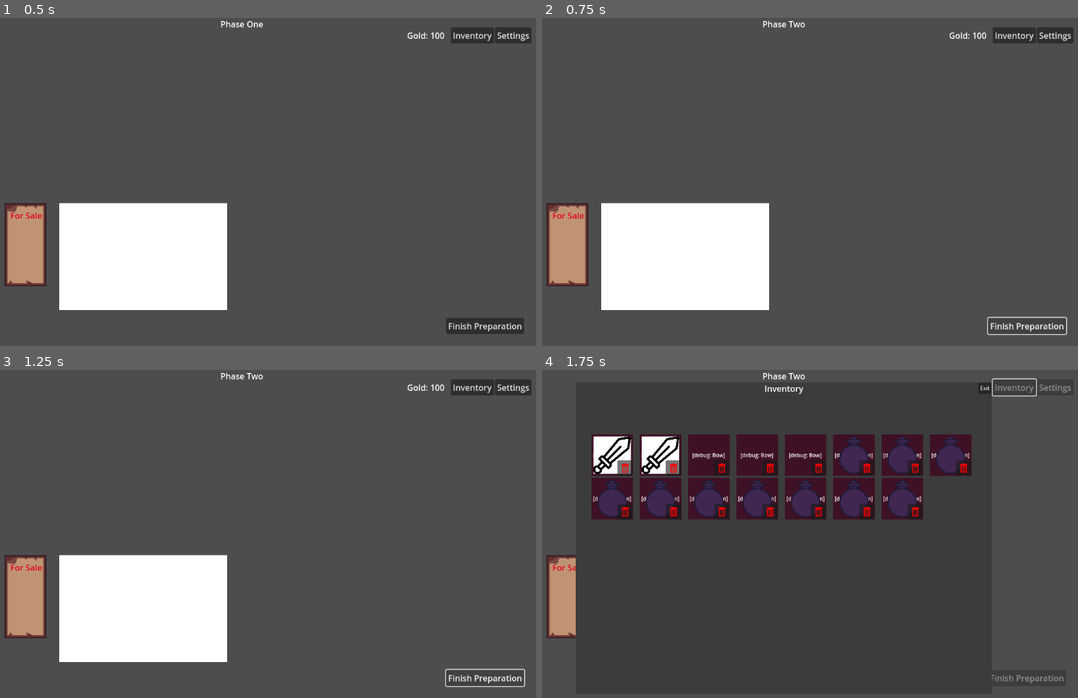
Above: before the commit, frames 1-4 (two rows, left to right).
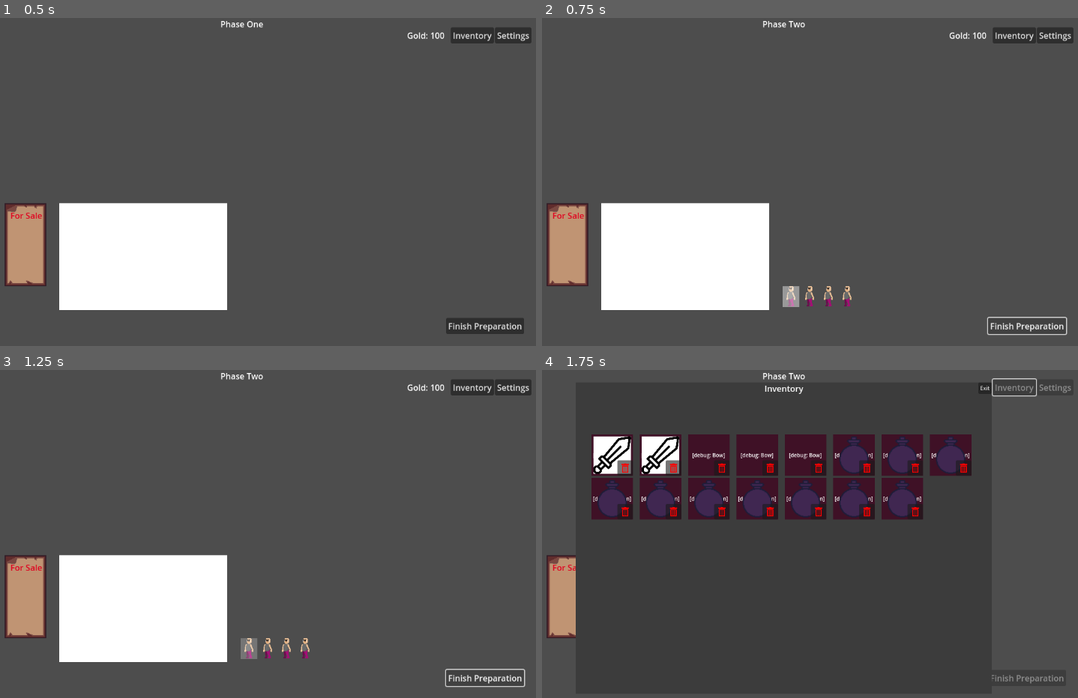
Above: after the commit, the same moments.

Repository: Missingreference/LDJam-58-Game
Game: Godot game, scene res://scenes/game.tscn
Two runs of this game, one before a commit and one after it. Both use one fixed random seed, a clock stepped at 60 frames per second and the inputs below.
Inputs:
- Up to frame 1 (0.5 s): no input
- Up to frame 2 (0.75 s): click "Finish Preparation" at 0.5 s
- Up to frame 3 (1.25 s): no input
- Up to frame 4 (1.75 s): click "Inventory" at 1.25 s

Frame 1 is identical in both runs. In frame 2, 0.4% of the frame differs, in the area x 44-58%, y 81-89%; in frame 3, 0.4%; in frame 4, nothing differs.

Commit message:
Integrate CustomerQueue into Game scene
Refactor CustomerQueue and Customer to allow selecting customers by
clicking on them and highlighting selectable customers.

Diff:
--- a/scenes/customer.tscn
+++ b/scenes/customer.tscn
@@ -4,6 +4,18 @@
 [ext_resource type="Script" uid="uid://dc54a7ltcpkyt" path="res://scripts/customer.gd" id="2_xss0h"]
 
 [node name="Customer" type="TextureRect"]
+clip_contents = true
 size_flags_horizontal = 3
 texture = ExtResource("1_ktfjk")
 script = ExtResource("2_xss0h")
+
+[node name="Highlight" type="ColorRect" parent="."]
+layout_mode = 1
+anchors_preset = 15
+anchor_right = 1.0
+anchor_bottom = 1.0
+grow_horizontal = 2
+grow_vertical = 2
+color = Color(1, 1, 1, 0)
+
+[connection signal="gui_input" from="." to="." method="_on_gui_input"]
--- a/scenes/customer_queue.tscn
+++ b/scenes/customer_queue.tscn
@@ -25,13 +25,4 @@
 offset_bottom = 132.0
 text = "Add"
 
-[node name="TestRemoveButton" type="Button" parent="."]
-offset_left = 54.0
-offset_top = 101.0
-offset_right = 125.0
-offset_bottom = 132.0
-text = "Remove
-"
-
 [connection signal="pressed" from="TestAddButton" to="." method="_on_test_add_button_pressed"]
-[connection signal="pressed" from="TestRemoveButton" to="." method="_on_test_remove_button_pressed"]
--- a/scenes/game.tscn
+++ b/scenes/game.tscn
@@ -1,7 +1,8 @@
-[gd_scene load_steps=3 format=3 uid="uid://dj68fhn7ya04l"]
+[gd_scene load_steps=4 format=3 uid="uid://dj68fhn7ya04l"]
 
 [ext_resource type="Script" uid="uid://dvy1gimmql8pa" path="res://scripts/game.gd" id="1_uwrxv"]
 [ext_resource type="PackedScene" uid="uid://wouky70rg5pj" path="res://scenes/shop_menu_small.tscn" id="2_yqjtg"]
+[ext_resource type="PackedScene" uid="uid://bet1qdes2tl41" path="res://scenes/customer_queue.tscn" id="3_lnu2h"]
 
 [node name="Game" type="Control"]
 layout_mode = 3
@@ -89,5 +90,8 @@
 text = "Gold: 9999999999"
 horizontal_alignment = 2
 
+[node name="CustomerQueue" parent="." instance=ExtResource("3_lnu2h")]
+position = Vector2(574, 517)
+
 [connection signal="pressed" from="InventoryButton" to="." method="_inventory_button_pressed"]
 [connection signal="pressed" from="SettingsButton" to="." method="_SettingsButtonPressed"]
--- a/scripts/customer.gd
+++ b/scripts/customer.gd
@@ -1,5 +1,7 @@
 class_name Customer
 extends TextureRect
+
+signal selected
 
 var customer_name: String
 var coins: int
@@ -10,6 +12,24 @@
 var base_attr: Attributes = Attributes.new()
 
 static var _customer_scene = preload("res://scenes/customer.tscn")
+
+# TODO: replace rectangle highlight with texture shader
+@onready var _highlight: ColorRect = $Highlight
+
+var _highlight_animation: Tween
+
+
+static func create_default_customers() -> Array[Customer]:
+    # Generate a random set of starting customers
+    var result: Array[Customer] = []
+    for i in range(10):
+        var customer = Customer._customer_scene.instantiate()
+        customer.customer_name = Names.generate_customer_name()
+
+        result.append(customer)
+
+    return result
+
 
 func _to_string() -> String:
     return "Customer(name: %s, coins: %d, weapon: %s, armor: %s, small_items: %s) \n %s" % [
@@ -22,16 +42,50 @@
     ]
 
 
-static func create_default_customers() -> Array[Customer]:
-    # Generate a random set of starting customers
-    var result: Array[Customer] = []
-    for i in range(10):
-        var customer = Customer._customer_scene.instantiate()
-        customer.customer_name = Names.generate_customer_name()
+func _ready():
+    self._highlight_animation = create_tween()
+    self._highlight_animation.tween_property(self._highlight, "color:a", 0.1, 1.0)
+    self._highlight_animation.tween_property(self._highlight, "color:a", 0.5, 1.0)
+    self._highlight_animation.set_loops()
+    self._highlight_animation.stop()
 
-        result.append(customer)
+    if get_tree().current_scene == self:
+        # Test
+        self.enable_selection()
 
-    return result
+
+func enable_selection():
+    if not self._highlight.mouse_entered.is_connected(self._on_highlight_mouse_entered):
+        self._highlight.mouse_entered.connect(self._on_highlight_mouse_entered)
+    if not self._highlight.mouse_exited.is_connected(self._on_highlight_mouse_exited):
+        self._highlight.mouse_exited.connect(self._on_highlight_mouse_exited)
+    if not self._highlight.gui_input.is_connected(self._on_highlight_gui_event):
+        self._highlight.gui_input.connect(self._on_highlight_gui_event)
+    self._highlight.color.a = 0.5
+    self._highlight_animation.play()
+
+
+func disable_selection():
+    self._highlight_animation.stop()
+    self._highlight.mouse_entered.disconnect(self._on_highlight_mouse_entered)
+    self._highlight.mouse_exited.disconnect(self._on_highlight_mouse_exited)
+    self._highlight.gui_input.disconnect(self._on_highlight_gui_event)
+    self._highlight.color.a = 0.0
+
+
+func _on_highlight_mouse_entered():
+    self._highlight_animation.stop()
+    self._highlight.color.a = 0.5
+
+
+func _on_highlight_mouse_exited():
+    self._highlight.color.a = 0.5
+    self._highlight_animation.play()
+
+
+func _on_highlight_gui_event(event: InputEvent):
+    if event.is_pressed():
+        self.selected.emit()
 
 
 class Attributes:
--- a/scripts/customer_queue.gd
+++ b/scripts/customer_queue.gd
@@ -1,7 +1,7 @@
 class_name CustomerQueue
 extends Node2D
 
-var game_data: GameData
+var _game_data: GameData
 
 @onready var _queue: HBoxContainer = $Queue
 
@@ -10,9 +10,18 @@
 @onready var _placeholder_2 = $Queue/CustomerPlaceholder2
 @onready var _placeholder_3 = $Queue/CustomerPlaceholder3
 @onready var _test_add_button = $TestAddButton
-@onready var _test_remove_button = $TestRemoveButton
 
-var _test_customers: Array[Customer] = []
+
+func set_game_data(game_data: GameData):
+    self._game_data = game_data
+
+
+func start():
+    self._enqueue_customers(self._game_data.customers)
+
+
+func stop():
+    self._clear()
 
 
 func _ready():
@@ -22,17 +31,15 @@
     self._queue.remove_child(self._placeholder_3)
 
     if get_tree().current_scene == self:
-        self._test_customers = Customer.create_default_customers()
-
-        self.enqueue_customers(self._test_customers)
+        self.set_game_data(GameData.new())
+        self.start()
     else:
         # Remove test buttons
         self.remove_child(self._test_add_button)
-        self.remove_child(self._test_remove_button)
 
 
 # Enqueue a random number of customers from the game data pool
-func enqueue_customers(customers: Array[Customer], min_count: int = 3, max_count: int = 7):
+func _enqueue_customers(customers: Array[Customer], min_count: int = 3, max_count: int = 7):
     var customer_count = Globals.rng.randi_range(min_count, max_count)
 
     # Constain based on number of available customers
@@ -49,22 +56,41 @@
     for customer in chosen_customers:
         self._queue.add_child(customer)
 
+    self._enable_next_customer_selection()
+
+
+func _enable_next_customer_selection():
+    # Connect signals for the customer at the front of the queue
+    var next_customer: Customer = self._queue.get_children().front()
+    if next_customer != null:
+        if not next_customer.selected.is_connected(self._pop_front):
+            next_customer.selected.connect(self._pop_front)
+            next_customer.enable_selection()
+
 
 # Remove and return the customer at the front of the line
 # Returns null if there are no more customers in the queue
-func pop_front() -> Customer:
+func _pop_front() -> Customer:
     var customer = self._queue.get_children().front()
 
     if customer != null:
+        customer.selected.disconnect(self._pop_front)
+        customer.disable_selection()
         self._queue.remove_child(customer)
+
+
+    self._enable_next_customer_selection()
 
     return customer
 
 
-func _on_test_add_button_pressed():
-    var available_customers = self._test_customers.filter(func(c): return not self._queue.get_children().has(c))
-    self.enqueue_customers(available_customers, 1, 1)
+# Clear out any remaining customers waiting in the queue
+func _clear():
+    for child in self._queue.get_children():
+        self._queue.remove_child(child)
 
 
-func _on_test_remove_button_pressed():
-    self.pop_front()
+
+func _on_test_add_button_pressed():
+    var available_customers = self._game_data.customers.filter(func(c): return not self._queue.get_children().has(c))
+    self._enqueue_customers(available_customers, 1, 1)
--- a/scripts/game.gd
+++ b/scripts/game.gd
@@ -7,6 +7,7 @@
 @onready var finish_button: Button = $FinishButton
 @onready var phase_label: Label = $PhaseLabel
 @onready var shop_menu: ShopMenuSmall = $ShopMenuSmall
+@onready var customer_queue: CustomerQueue = $CustomerQueue
 
 var game_data = GameData.new()
 
@@ -15,10 +16,10 @@
 
 
 func _ready():
-    self.game_data.warehouse_inventory = Inventory.create_default_inventory()
     self.game_data.gold_changed.connect(self._update_gold_label)
     self._update_gold_label(self.game_data.get_gold())
     self.shop_menu.set_game_data(self.game_data)
+    self.customer_queue.set_game_data(self.game_data)
     self._start_phase_one()
 
 
@@ -46,12 +47,14 @@
     self.game_data.phase = GameData.GamePhase.two
     self.finish_button.pressed.connect(self._finish_phase_two)
     self.finish_button.visible = true
+    self.customer_queue.start()
 
 
 func _finish_phase_two():
     print("Finished phase two")
 
     self.finish_button.pressed.disconnect(self._finish_phase_two)
+    self.customer_queue.stop()
     self._start_phase_three()
 
 
